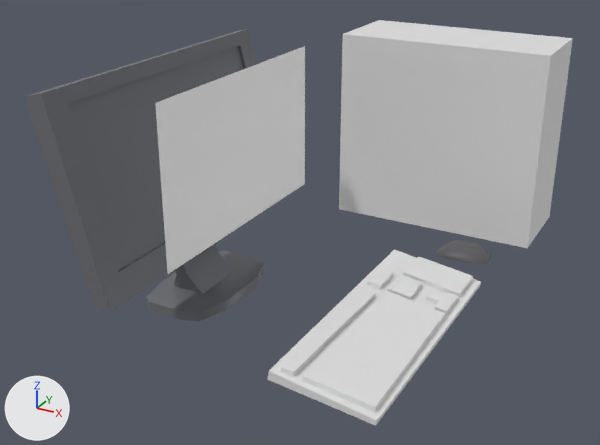
An edit to the glTF model juegos/assets/models/computadora.glb, drawn before and after from the same camera.
Before and after are seen from a 50 mm camera at (0.486, -1.211, 0.784) aimed at (-0.231, 0.093, 0.132). Lighting does not change. The marker at lower left points along +X, +Y and +Z. The first picture is the older version. Where no turn or scale is listed for an object, it has been applied to the vertices. Vertices at exactly the same position are counted once.
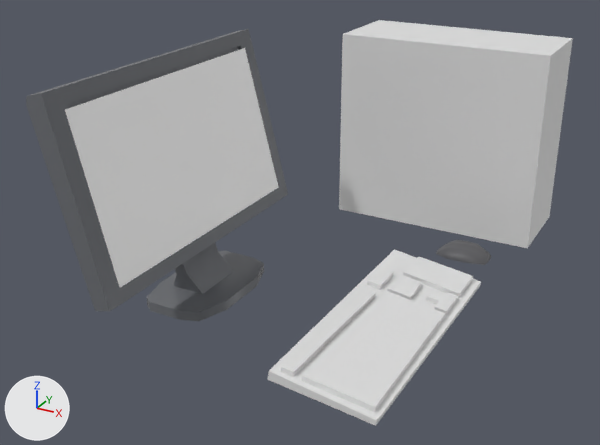
Where the newer file only moved an object's origin or applied its transform, the numbers keep the older frame.

What the commit changed:
me_mesh_4 is used by ob_screen; location (-0.291, -0.013, 0.302).
me_mesh_4 had 4 vertices, 2 faces and spanned x 0.0, y -0.236..0.236, z -0.145..0.145.
me_mesh_4 now has 4 vertices, 2 faces and spans x -0.146..-0.07, y -0.276..0.246, z -0.169..0.124.
Part 1, on me_mesh_4:
Vertex 0 of me_mesh_4 moves from (0.0, -0.236, 0.145) at pixel (155, 103) to (-0.146, -0.276, 0.124) at pixel (64, 109).
Vertex 1 of me_mesh_4 moves from (0.0, 0.236, 0.145) at pixel (305, 46) to (-0.146, 0.246, 0.124) at pixel (244, 48).
Vertex 2 of me_mesh_4 moves from (0.0, -0.236, -0.145) at pixel (167, 274) to (-0.07, -0.276, -0.169) at pixel (119, 287).
Vertex 3 of me_mesh_4 moves from (0.0, 0.236, -0.145) at pixel (304, 184) to (-0.07, 0.246, -0.169) at pixel (278, 187).

Changed parts and their boxes (x1, y1, x2, y2) in the pictures (600 x 445 px):
'screen', reshaped (42% wider)
    before: (155, 46, 305, 274)
    after: (65, 48, 278, 287)
